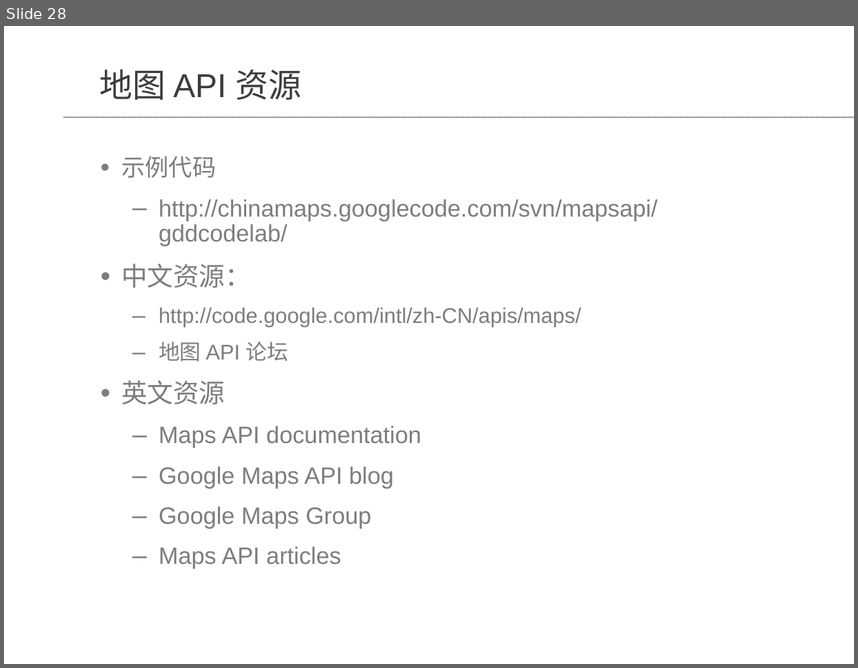
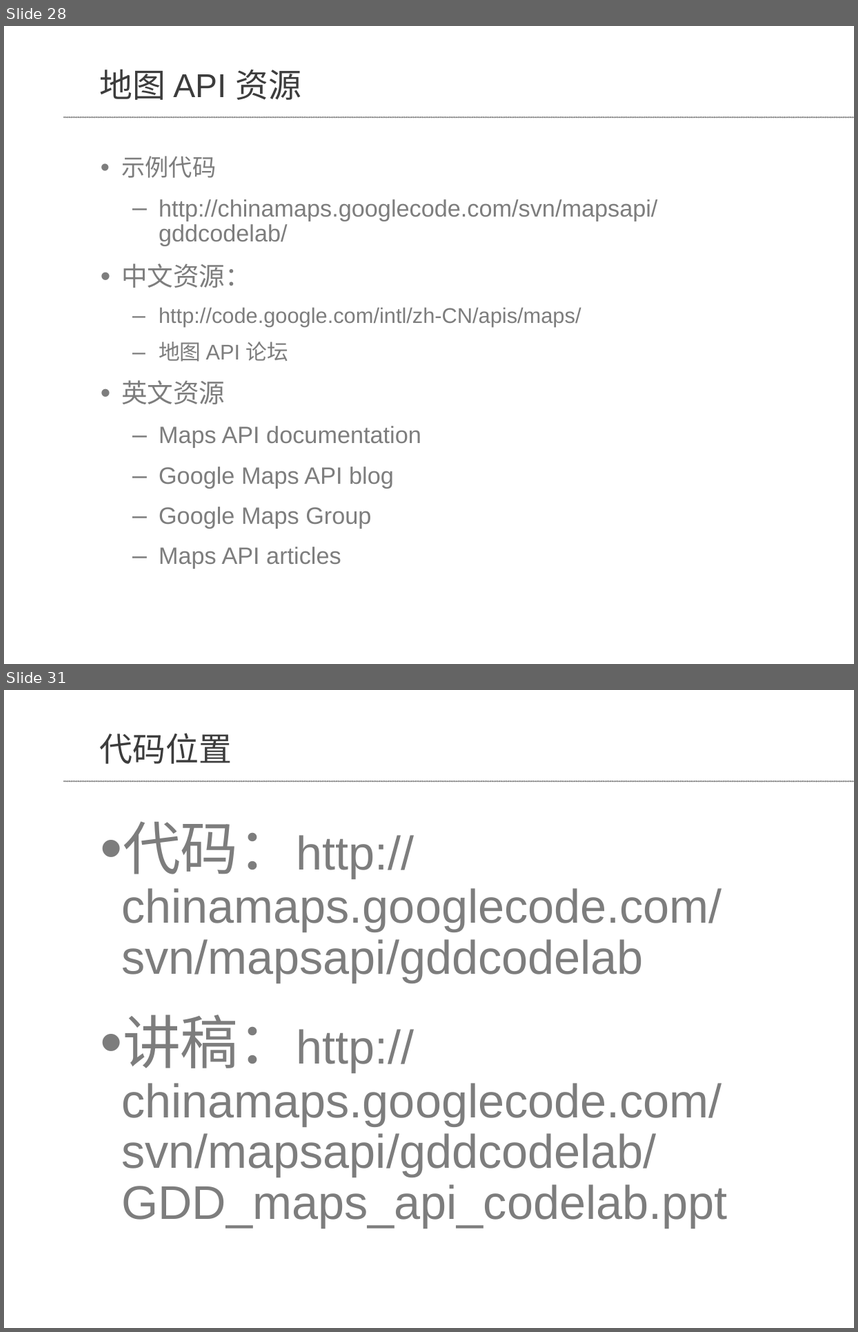
Before and after one commit to awenzhong/chinamaps, a slide deck: mapsapi/gddcodelab/GDD_maps_api_codelab.ppt. Shown one above the other, each under a label of ours: slide 28 before the commit, slides 28 and 31 after it; the slides between them are not shown. The pictures are 858x668 and 858x1332 pixels, drawn with LibreOffice and Linux fonts; fonts in the diff are those of the drawing; background and template pictures are left out. Boxes give left, top, right and bottom in pixels: in the first picture for what was removed or moved away, otherwise in the second. Text is boxed around its words. In the diff, an @@ line names an element or a change of style, - is before the commit and + after.

```diff
--- a/mapsapi/gddcodelab/GDD_maps_api_codelab.ppt
+++ b/mapsapi/gddcodelab/GDD_maps_api_codelab.ppt
@@ slide 31 added at (4, 690, 854, 1328), background #FFFFFF; not listed: 1 template element that a slide beside it also shows @@
@@ title added at (100, 733, 232, 764), 28 pt, text #3C3C3C @@
+代码位置
@@ text added at (121, 821, 727, 1228), 40 pt, text #7D7D7D @@
+• 代码：http://chinamaps.googlecode.com/svn/mapsapi/gddcodelab
+• 讲稿：http://chinamaps.googlecode.com/svn/mapsapi/gddcodelab/GDD_maps_api_codelab.ppt
```
Also in this commit, not shown: 1 slide changed, 1 other slide added.
